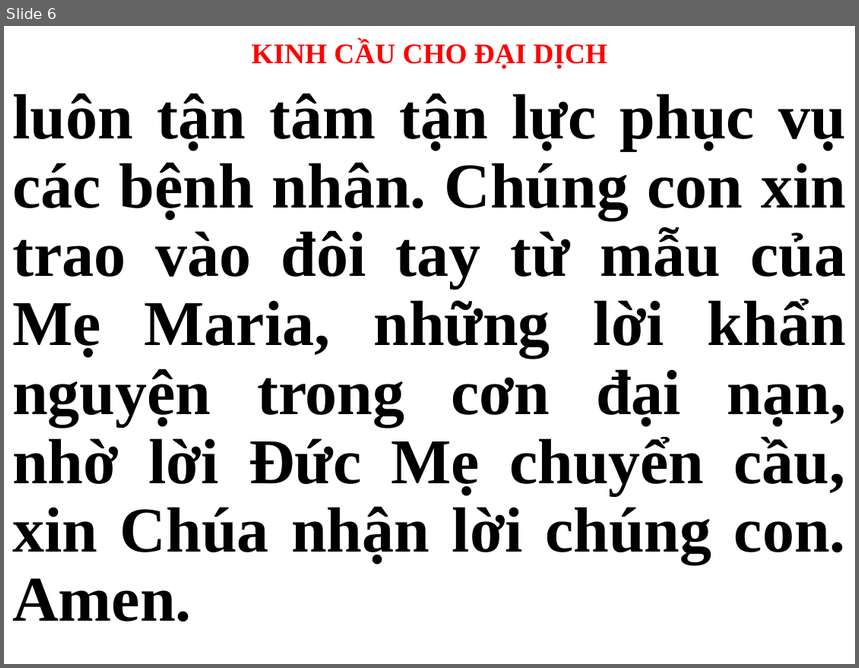
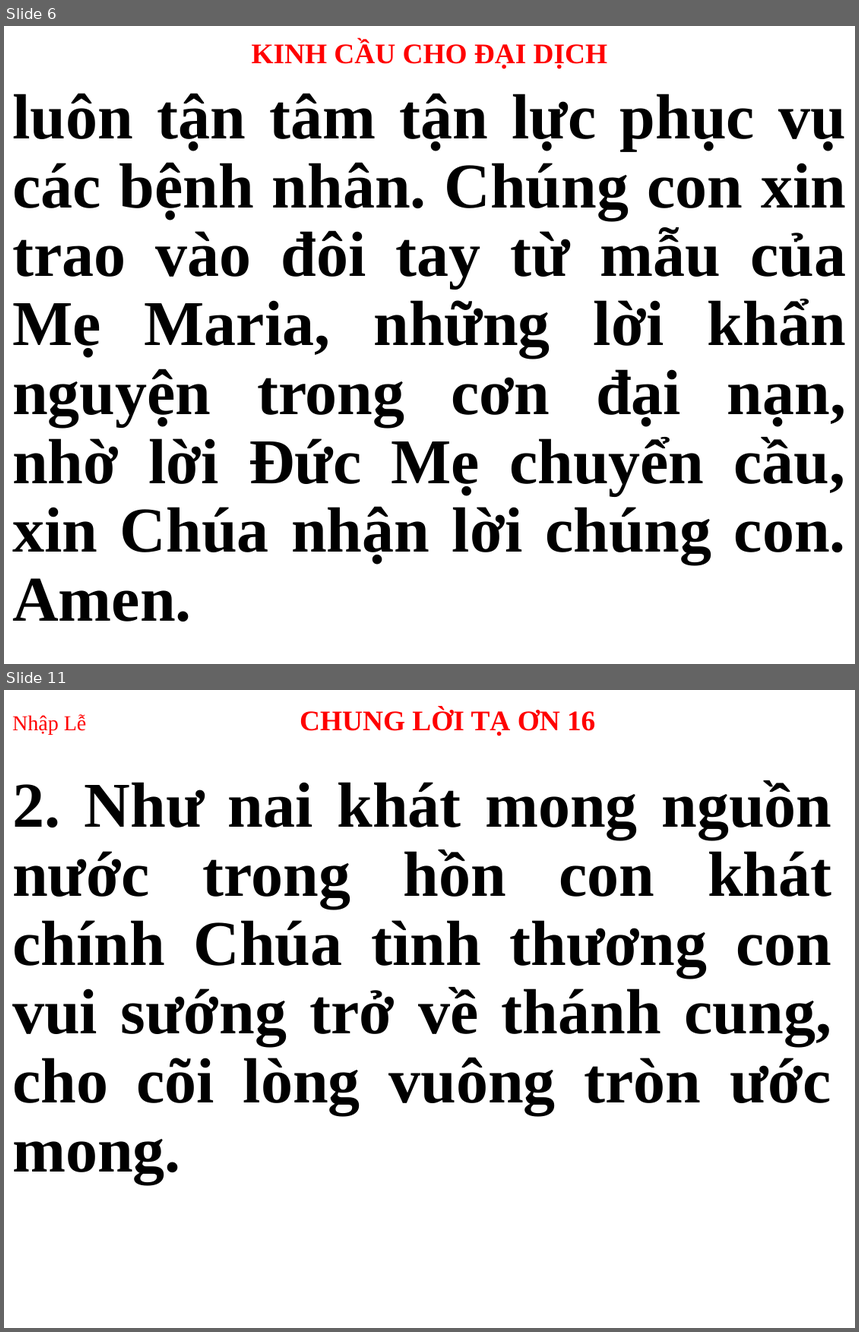
Before and after one commit to webfullstack99/usb-songs, a slide deck: Thứ 3.pptx. Shown one above the other, each under a label of ours: slide 6 before the commit, slides 6 and 11 after it; the slides between them are not shown. The pictures are 859x668 and 859x1332 pixels, drawn with LibreOffice and Linux fonts; fonts in the diff are those of the drawing. Boxes give left, top, right and bottom in pixels: in the first picture for what was removed or moved away, otherwise in the second. Text is boxed around its words. In the diff, an @@ line names an element or a change of style, - is before the commit and + after.

```diff
--- a/Thứ 3.pptx
+++ b/Thứ 3.pptx
@@ slide 11 added at (4, 690, 855, 1328), background #FFFFFF @@
@@ title added at (12, 708, 595, 736), 24 pt, text #FF0000, bold @@
+Nhập Lễ CHUNG LỜI TẠ ƠN 16
@@ subtitle added at (12, 780, 832, 1183), 54 pt, text #000000, bold @@
+2. Như nai khát mong nguồn nước trong hồn con khát chính Chúa tình thương con vui sướng trở về thánh cung, cho cõi lòng vuông tròn ước mong.
```
Also in this commit, not shown: 2 slides changed, 30 other slides added, 16 slides removed.
